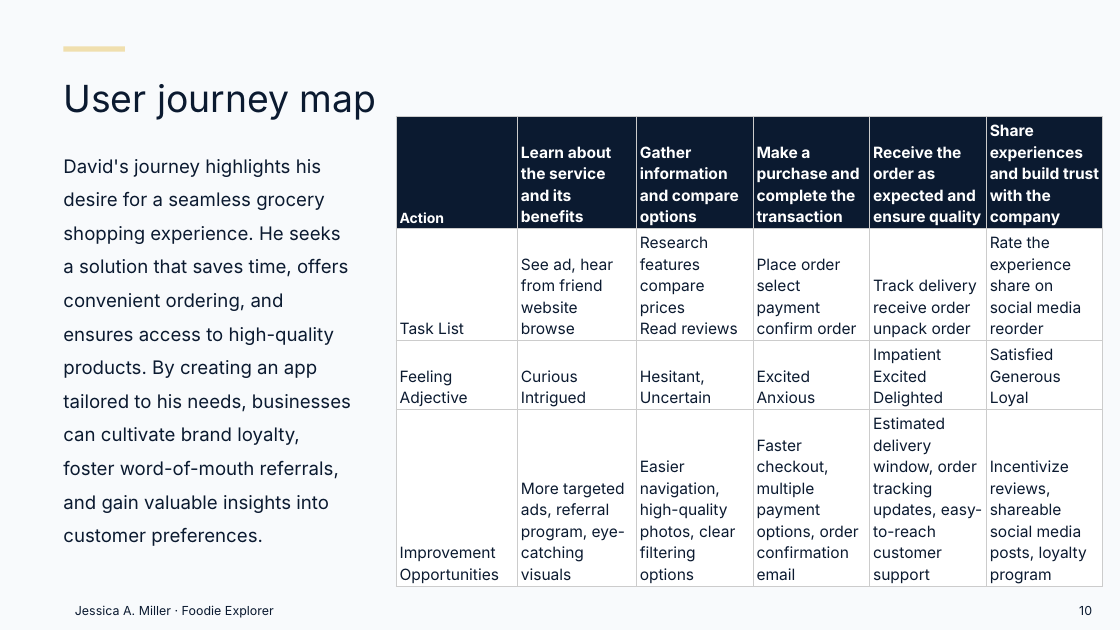
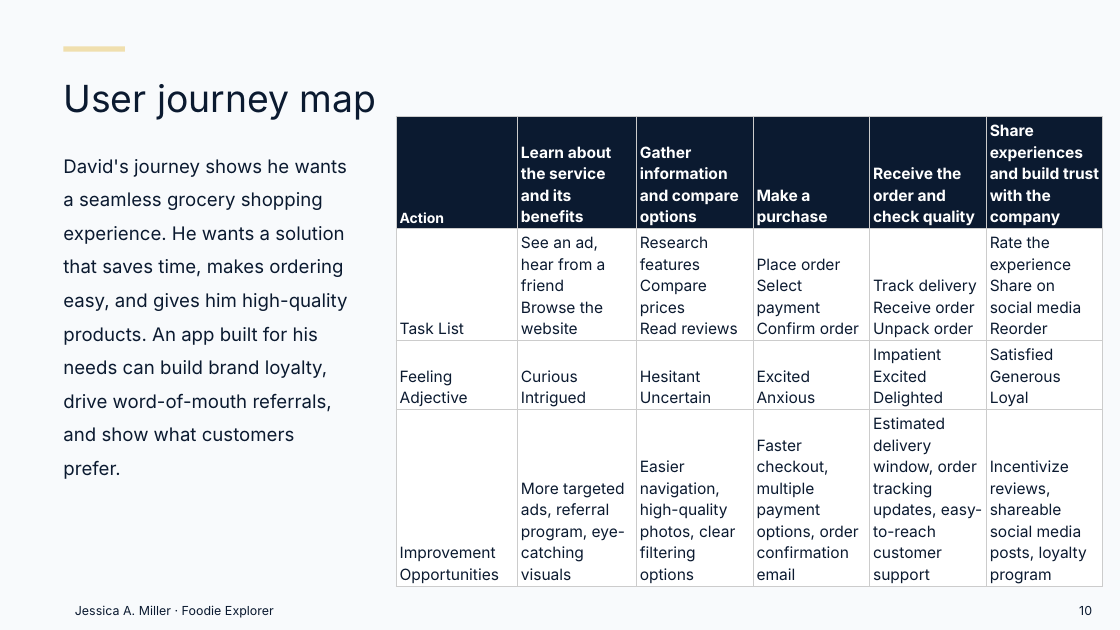
Before and after one commit to Millrjess/millrjess.github.io, a slide deck: slide 10 of assets/presentations/Foodie_Explorer_Case_Study_Professional.pptx. Drawn at 1120x630 pixels with LibreOffice and Linux fonts; fonts in the diff are those of the drawing. Boxes give left, top, right and bottom in pixels: in the first picture for what was removed or moved away, otherwise in the second. Text is boxed around its words. In the diff, an @@ line names an element or a change of style, - is before the commit and + after.

```diff
--- a/assets/presentations/Foodie_Explorer_Case_Study_Professional.pptx
+++ b/assets/presentations/Foodie_Explorer_Case_Study_Professional.pptx
@@ table at (396, 116, 1102, 588) @@
-row 1, column 4: Make a purchase and complete the transaction
+row 1, column 4: Make a purchase
-row 1, column 5: Receive the order as expected and ensure quality
+row 1, column 5: Receive the order and check quality
-row 2: Task List | See ad, hear from friend / website browse | Research features / compare prices / Read reviews | Place order / select payment / confirm order | Track delivery / receive order / unpack order | Rate the experience / share on social media / reorder
+row 2: Task List | See an ad, hear from a friend / Browse the website | Research features / Compare prices / Read reviews | Place order / Select payment / Confirm order | Track delivery / Receive order / Unpack order | Rate the experience / Share on social media / Reorder
-row 3, column 3: Hesitant, / Uncertain
+row 3, column 3: Hesitant / Uncertain
@@ text at (63, 159, 347, 479): text changed @@
-David's journey highlights his desire for a seamless grocery shopping experience. He seeks a solution that saves time, offers convenient ordering, and ensures access to high-quality products. By creating an app tailored to his needs, businesses can cultivate brand loyalty, foster word-of-mouth referrals, and gain valuable insights into customer preferences.
+David's journey shows he wants a seamless grocery shopping experience. He wants a solution that saves time, makes ordering easy, and gives him high-quality products. An app built for his needs can build brand loyalty, drive word-of-mouth referrals, and show what customers prefer.
```
Also in this commit, not shown: 19 other slides changed, 1 other file.
